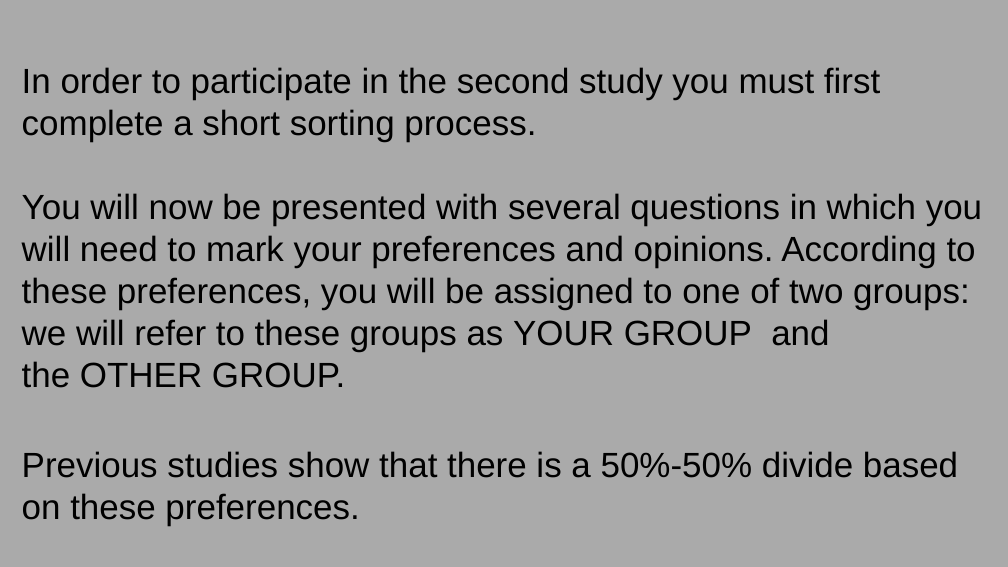
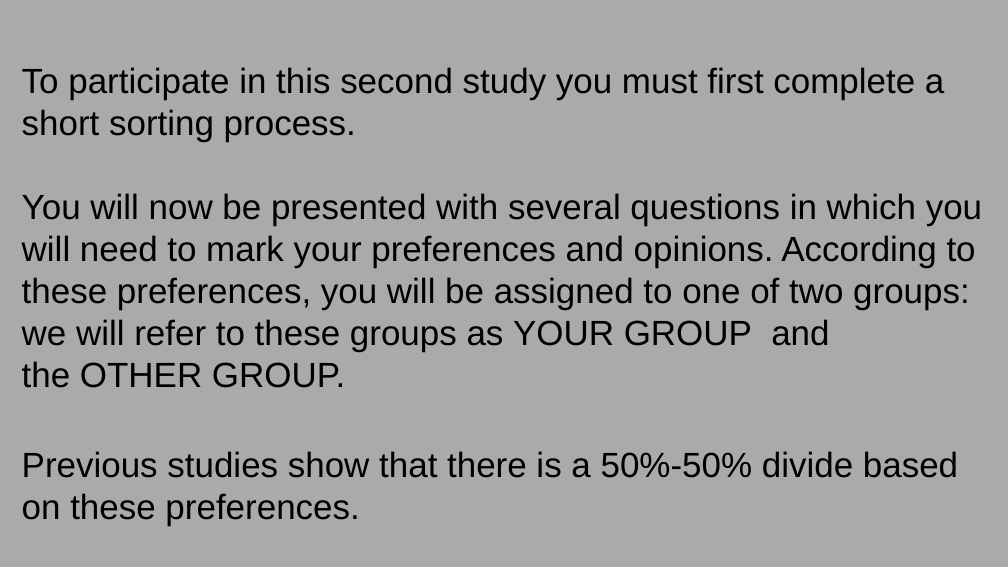
Before and after one commit to GoldenbergLab/task-group-categorization-amit, a slide deck: slide 1 of img/ins/instructions2.3.19.pptx. Drawn at 1008x567 pixels with LibreOffice and Linux fonts; fonts in the diff are those of the drawing. Boxes give left, top, right and bottom in pixels: in the first picture for what was removed or moved away, otherwise in the second. Text is boxed around its words. In the diff, an @@ line names an element or a change of style, - is before the commit and + after.

Commit message:
change in presentation

```diff
--- a/img/ins/instructions2.3.19.pptx
+++ b/img/ins/instructions2.3.19.pptx
@@ text at <box>22,67,982,388</box>: text changed @@
-In order to participate in the second study you must first complete a short sorting process.
-You will now be presented with several questions in which you will need to mark your preferences and opinions. According to these preferences, you will be assigned to one of two groups: we will refer to these groups as YOUR GROUP and the OTHER GROUP.
+To participate in this second study you must first complete a short sorting process.
+You will now be presented with several questions in which you will need to mark your preferences and opinions. According to these preferences, you will be assigned to one of two groups: we will refer to these groups as YOUR GROUP and the OTHER GROUP.
```
Also in this commit, not shown: 2 other slides changed, 4 other files.
